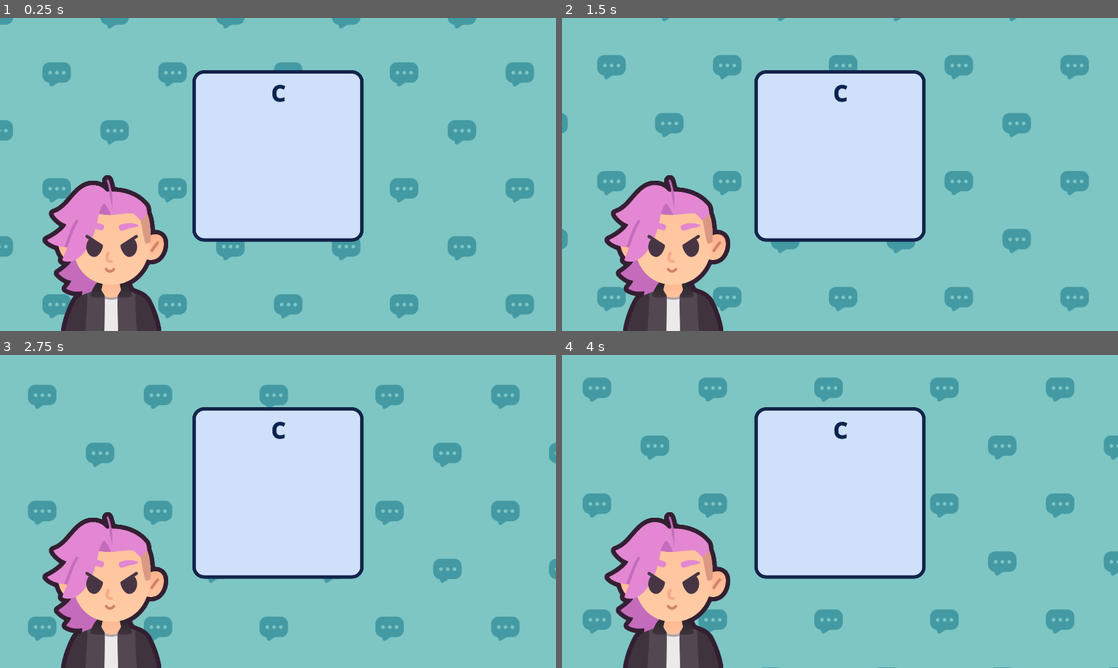
Above: before the commit, frames 1-4 (two rows, left to right).
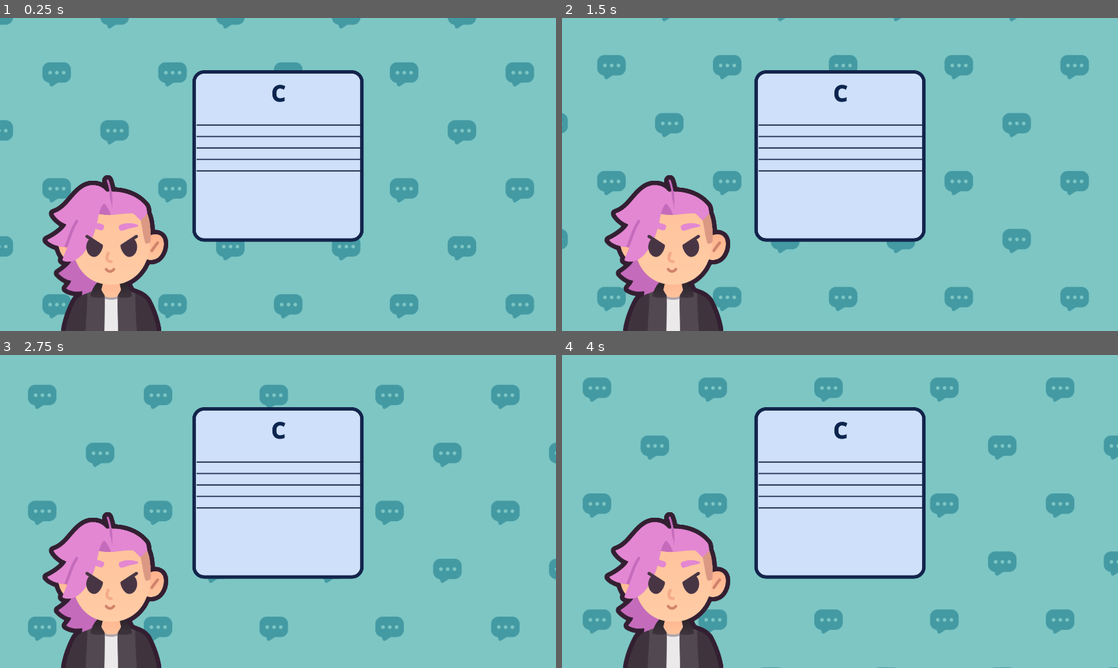
Above: after the commit, the same moments.

Repository: jonathanngkh/lofi-layers
Game: Godot game, scene res://CMajorScaleLevelOne.tscn
The game is run twice, just before and just after one commit, with the same random seed, the same clock (stepped at 60 frames per second) and the same inputs. The project has no main scene, so this scene is started directly.
Inputs (mouse positions are in pixels of both pictures, inside the frame that each line leads up to):
- Up to frame 1 (0.25 s): no input
- Up to frame 2 (1.5 s): move the mouse to (962, 158) at 0.52 s; click (962, 158) at 0.67 s; drag from (728, 190) to (812, 237) at 1.27 s
- Up to frame 3 (2.75 s): tap Enter at 2 s; move the mouse to (333, 442) at 2.02 s; click (333, 442) at 2.17 s
- Up to frame 4 (4 s): drag from (812, 574) to (673, 464) at 2.77 s; move the mouse to (1006, 558) at 3.52 s; click (1006, 558) at 3.67 s

The runs differ from the first frame. In frame 1, 0.8% of the frame differs, in the area x 35-65%, y 34-50%; in frame 2, 0.8%; in frame 3, 0.8%; in frame 4, 0.8%.

Commit message:
svg staff lines. svg piano next. then get scale working

Diff:
--- a/CMajorScaleLevelOne.tscn
+++ b/CMajorScaleLevelOne.tscn
@@ -6,6 +6,7 @@
 [ext_resource type="Texture2D" uid="uid://8vbd1upbqxks" path="res://assets/background/bubble_pattern.png" id="3_gxlps"]
 [ext_resource type="Texture2D" uid="uid://behgjeiqg5ojl" path="res://assets/characters/pink.png" id="4_hhiak"]
 [ext_resource type="Texture2D" uid="uid://bqtb64p2by5xs" path="res://assets/characters/expressions/emotion_determined.png" id="6_wuv8d"]
+[ext_resource type="Texture2D" uid="uid://c764sj6i7ua68" path="res://assets/music theory/staff lines.png" id="7_xkw4a"]
 
 [sub_resource type="ShaderMaterial" id="ShaderMaterial_3ay7s"]
 shader = ExtResource("2_mwxum")
@@ -76,3 +77,18 @@
 bbcode_enabled = true
 text = "[center][b]C
 [/b][/center]"
+
+[node name="TextureRect" type="TextureRect" parent="TextBox"]
+layout_mode = 1
+anchors_preset = 15
+anchor_right = 1.0
+anchor_bottom = 1.0
+offset_left = 14.0
+offset_top = 81.0
+offset_right = -1.0
+offset_bottom = -116.0
+grow_horizontal = 2
+grow_vertical = 2
+texture = ExtResource("7_xkw4a")
+expand_mode = 5
+stretch_mode = 6
Not shown: 1 places in CMajorScaleLevelOne.tscn that only renumber resources
Binary file added: assets/music theory/staff lines.png
Not shown, added: assets/music theory/staff lines.png.import
